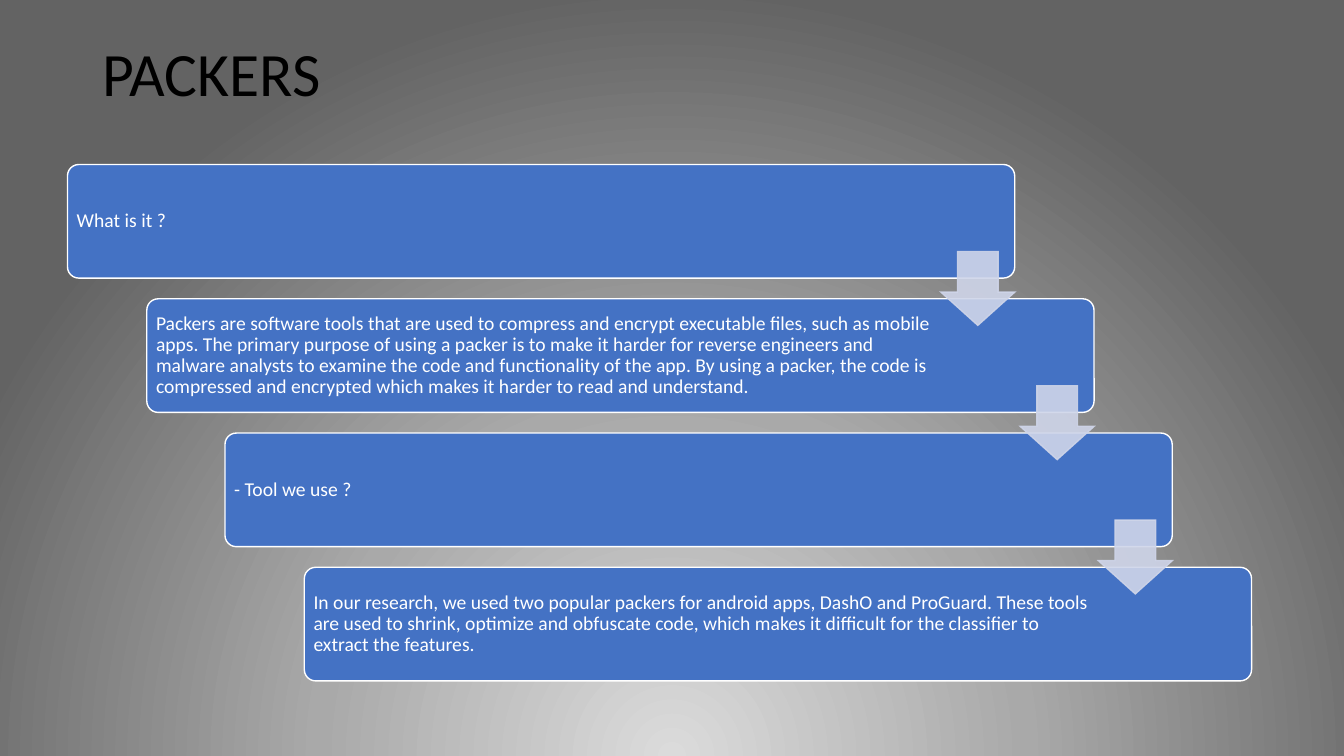
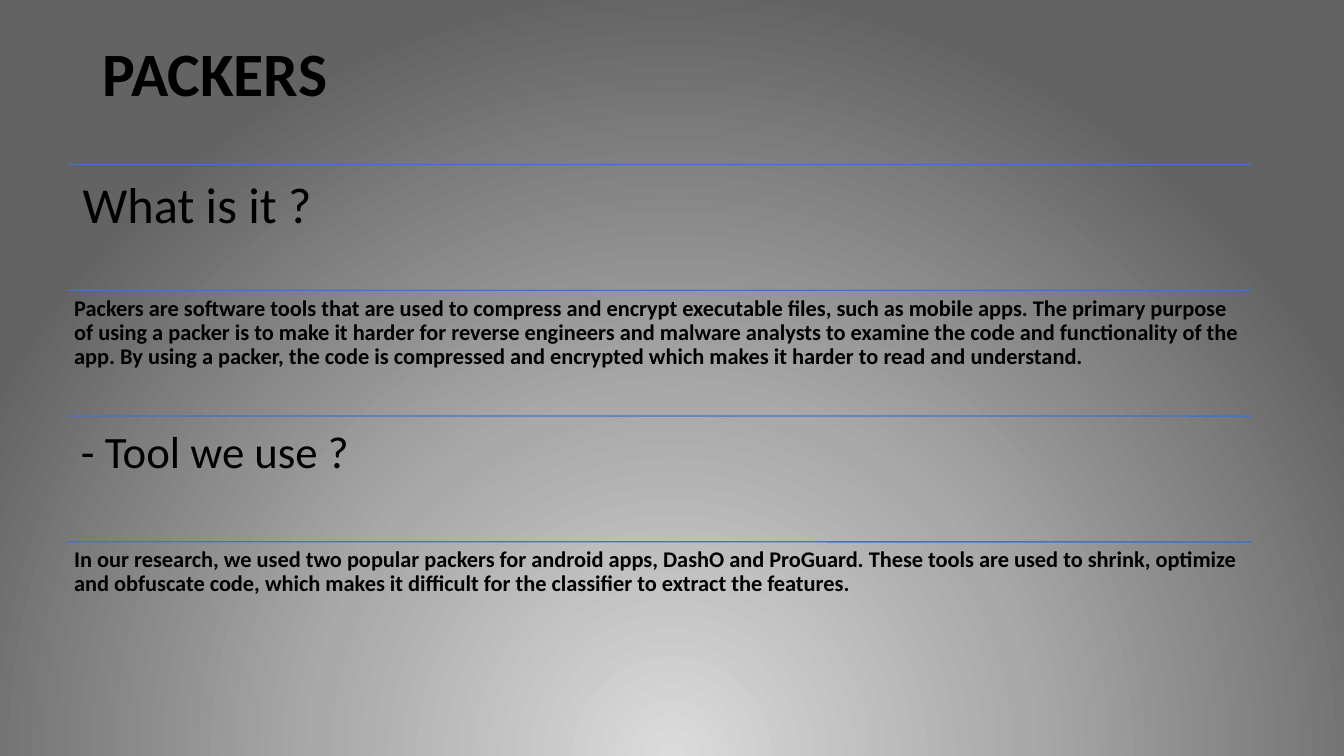
Before and after one commit to TalMalchi/drebin-android-attack, a slide deck: slide 7 of Presentation.pptx (slide 6 before the commit). Drawn at 1344x756 pixels with LibreOffice and Linux fonts; fonts in the diff are those of the drawing. Boxes give left, top, right and bottom in pixels: in the first picture for what was removed or moved away, otherwise in the second. Text is boxed around its words. In the diff, an @@ line names an element or a change of style, - is before the commit and + after.

```diff
--- a/Presentation.pptx
+++ b/Presentation.pptx
@@ title "PACKERS" at <box>102,56,327,97</box>: bold on @@
@@ text "What is it ?" at <box>83,188,276,223</box>: size 14 to 36 pt, text colour #FFFFFF to #000000; more space between paragraphs; vertical alignment middle to top @@
@@ text "Packers are software tools that ...": place and size @@
-text "Packers are software tools that ..." at <box>156,316,929,396</box>
+text "Packers are software tools that ..." at <box>74,300,1238,368</box>
@@ text "Packers are software tools that ..." at <box>74,300,1238,368</box>: size 14 to 16 pt, text colour #FFFFFF to #000000, bold on; vertical alignment middle to top @@
@@ text "- Tool we use ?": place and size @@
-text "- Tool we use ?" at <box>245,482,338,496</box>
+text "- Tool we use ?" at <box>105,437,317,469</box>
@@ text "- Tool we use ?" at <box>105,437,317,469</box>: size 14 to 32 pt, text colour #FFFFFF to #000000; more space between paragraphs; vertical alignment middle to top @@
@@ group removed at <box>68,164,1252,682</box>: 4 rounded rectangles, 3 down arrows @@
@@ text "In our research, we used ..." at <box>74,551,1236,594</box>: size 14 to 16 pt, text colour #FFFFFF to #000000, bold on; vertical alignment middle to top @@
@@ text "In our research, we used ...": place and size @@
-text "In our research, we used ..." at <box>314,595,1087,651</box>
+text "In our research, we used ..." at <box>74,551,1236,594</box>
@@ group added at <box>68,164,1252,541</box>: 4 lines @@
```
Also in this commit, not shown: 6 other slides changed, 2 slides added.
